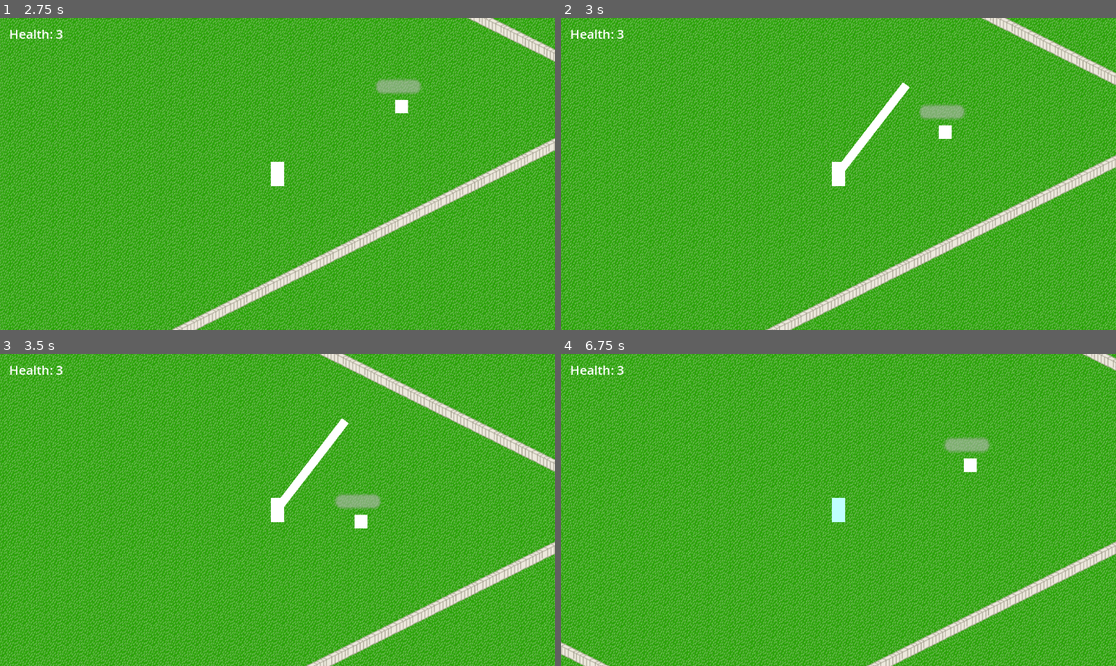
Above: before the commit, frames 1-4 (two rows, left to right).
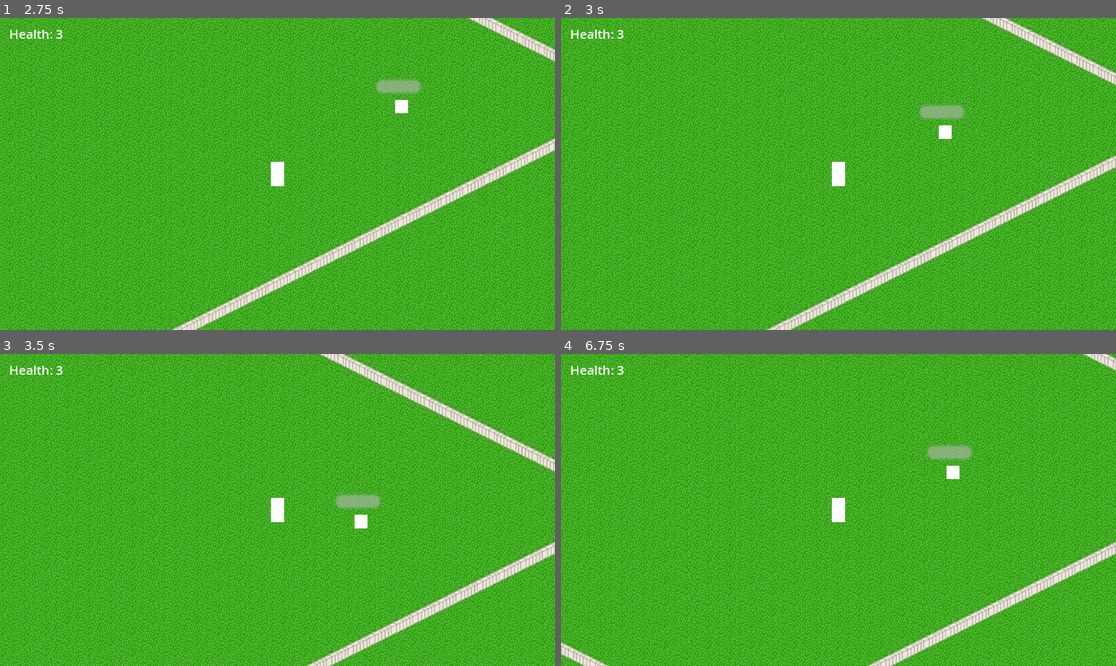
Above: after the commit, the same moments.

Repository: airo4858/rogue_like
Game: Godot game, scene res://main.tscn
Two runs of this game, one before a commit and one after it. Both use one fixed random seed, a clock stepped at 60 frames per second and the inputs below.
Inputs (mouse positions are in pixels of both pictures, inside the frame that each line leads up to):
- Up to frame 1 (2.75 s): tap Enter at 0.5 s; move the mouse to (399, 158) at 0.52 s; press the mouse at (399, 158) at 0.53 s; hold D (move_right) 0.53-1.28 s; tap Space (jump) at 0.77, 1.52 s; right-click (399, 158) at 0.8 s; move the mouse to (166, 189) at 1.27 s; release the mouse at (166, 189) at 1.28 s; hold S (move_down) 1.28-2.03 s; right-click (166, 189) at 1.35 s; click (166, 189) at 1.55 s; move the mouse to (333, 105) at 2.02 s; press the mouse at (333, 105) at 2.03 s; hold D (move_right) from 2.03 s (still down); right-click (333, 105) at 2.3 s
- Up to frame 2 (3 s): move the mouse to (810, 236) at 2.77 s; release D (move_right) at 2.78 s; release the mouse at (810, 236) at 2.78 s; hold W (move_up) from 2.78 s (still down); right-click (810, 236) at 2.85 s
- Up to frame 3 (3.5 s): keep holding W (move_up); tap Space (jump) at 3.02 s; click (249, 572) at 3.05 s
- Up to frame 4 (6.75 s): move the mouse to (1005, 556) at 3.52 s; release W (move_up) at 3.53 s; press the mouse at (1005, 556) at 3.53 s; hold A (move_left) 3.53-5.03 s; tap Space (jump) at 3.77, 4.52, 6.02 s; right-click (1005, 556) at 3.8 s; move the mouse to (672, 463) at 4.27 s; release the mouse at (672, 463) at 4.28 s; right-click (672, 463) at 4.35 s; click (672, 463) at 4.55 s; move the mouse to (866, 510) at 5.02 s; press the mouse at (866, 510) at 5.03 s; hold S (move_down) 5.03-5.78 s; right-click (866, 510) at 5.3 s; move the mouse to (755, 432) at 5.77 s; release the mouse at (755, 432) at 5.78 s; hold D (move_right) 5.78-6.53 s; right-click (755, 432) at 5.85 s; click (755, 432) at 6.05 s; move the mouse to (960, 494) at 6.52 s; press the mouse at (960, 494) at 6.53 s; hold W (move_up) from 6.53 s (still down)

Frame 1 is identical in both runs. In frame 2, 0.5% of the frame differs, in the area x 50-63%, y 20-49%; in frame 3, 0.5%; in frame 4, 1.0%, in the area x 48-78%, y 26-54%.
Error after the commit: Attempt to call function 'get_overlapping_bodies' in base 'null instance' on a null instance. (res://player.gd:25)

Commit message:
added functioning item pickup

Diff:
--- a/enemy_1.gd
+++ b/enemy_1.gd
@@ -15,5 +15,4 @@
 		enemyDeath.emit()
 
 func _on_attack_hurtbox_body_entered(body: Node2D) -> void:
-	print("HURT")
 	body.hurt(1)
--- a/items.gd
+++ b/items.gd
@@ -1,6 +1,7 @@
 extends CharacterBody2D
 
 var item_number : int
+#@export var player_character : Resource
 
 func pick_item():
 	item_number = randf()*3 + 1
@@ -10,3 +11,12 @@
 		$AnimationItem.play("item_2_beta")
 	elif (item_number == 3):
 		$AnimationItem.play("item_3_beta")
+
+func pickup(player_character: CharacterBody2D):
+	if (item_number == 1):
+		player_character.sweep_damage += 1
+	elif (item_number == 2):
+		player_character.stab_damage += 1
+	elif (item_number == 3):
+		player_character.hp += 2
+	queue_free()
--- a/items.tscn
+++ b/items.tscn
@@ -10,7 +10,22 @@
 [sub_resource type="CanvasTexture" id="CanvasTexture_4p7pd"]
 
 [sub_resource type="RectangleShape2D" id="RectangleShape2D_sdgah"]
-size = Vector2(12, 10)
+size = Vector2(24, 20)
+
+[sub_resource type="Animation" id="Animation_a8uv2"]
+length = 0.001
+tracks/0/type = "value"
+tracks/0/imported = false
+tracks/0/enabled = true
+tracks/0/path = NodePath("BetaItemSprite:modulate")
+tracks/0/interp = 1
+tracks/0/loop_wrap = true
+tracks/0/keys = {
+"times": PackedFloat32Array(0),
+"transitions": PackedFloat32Array(1),
+"update": 0,
+"values": [Color(1, 1, 1, 1)]
+}
 
 [sub_resource type="Animation" id="Animation_knm4a"]
 resource_name = "item_1_beta"
@@ -27,21 +42,6 @@
 "transitions": PackedFloat32Array(1, 1, 1),
 "update": 0,
 "values": [Color(1, 1, 1, 1), Color(1, 0, 0, 1), Color(1, 1, 1, 1)]
-}
-
-[sub_resource type="Animation" id="Animation_a8uv2"]
-length = 0.001
-tracks/0/type = "value"
-tracks/0/imported = false
-tracks/0/enabled = true
-tracks/0/path = NodePath("BetaItemSprite:modulate")
-tracks/0/interp = 1
-tracks/0/loop_wrap = true
-tracks/0/keys = {
-"times": PackedFloat32Array(0),
-"transitions": PackedFloat32Array(1),
-"update": 0,
-"values": [Color(1, 1, 1, 1)]
 }
 
 [sub_resource type="Animation" id="Animation_7e4xj"]
@@ -86,7 +86,7 @@
 "item_3_beta": SubResource("Animation_axxpx")
 }
 
-[node name="Items" type="CharacterBody2D"]
+[node name="Items" type="CharacterBody2D" groups=["Item"]]
 collision_layer = 8
 collision_mask = 8
 script = ExtResource("1_sw4nv")
--- a/player.gd
+++ b/player.gd
@@ -4,7 +4,10 @@
 
 @export var max_hp : int = 3
 @export var hp: int = max_hp
+@export var item : Resource
 #Create a variable keeping track of which stage and have that correlate to the hurt function
+var stab_damage: int = 1
+var sweep_damage: int = 2
 
 var can_jump : bool = true
 var can_sweep : bool = true
@@ -77,7 +80,13 @@
 		#print("SWEEP")
 
 func _on_stab_hurtbox_body_entered(body: Node2D) -> void:
-	body.hit(1)
+	body.hit(stab_damage)
 
 func _on_sweep_hurtbox_body_entered(body: Node2D) -> void:
-	body.hit(2)
+	body.hit(sweep_damage)
+
+#Item Pickup Code
+func _on_collision_area_body_entered(body: Node2D) -> void:
+	if body.is_in_group("Item"):
+		print("PICKUP")
+		body.pickup(self)
--- a/player.tscn
+++ b/player.tscn
@@ -1,6 +1,7 @@
-[gd_scene load_steps=14 format=3 uid="uid://b7f1653id1i3k"]
+[gd_scene load_steps=15 format=3 uid="uid://b7f1653id1i3k"]
 
 [ext_resource type="Script" path="res://player.gd" id="1_vwqdy"]
+[ext_resource type="PackedScene" uid="uid://biy3cquupk5n" path="res://items.tscn" id="2_1kybp"]
 
 [sub_resource type="CanvasTexture" id="CanvasTexture_xbwex"]
 
@@ -283,11 +284,12 @@
 }
 
 [sub_resource type="RectangleShape2D" id="RectangleShape2D_krmph"]
-size = Vector2(20, 40)
+size = Vector2(22, 40)
 
 [node name="Player" type="CharacterBody2D" groups=["Player"]]
 collision_layer = 24
 script = ExtResource("1_vwqdy")
+item = ExtResource("2_1kybp")
 
 [node name="BetaSprite" type="Sprite2D" parent="."]
 scale = Vector2(20, 36)
@@ -337,10 +339,12 @@
 "": SubResource("AnimationLibrary_xqj8h")
 }
 
-[node name="CollisionArea" type="Area2D" parent="."]
-
-[node name="CollisionShape2D" type="CollisionShape2D" parent="CollisionArea"]
+[node name="ItemPickupArea" type="Area2D" parent="."]
+collision_mask = 31
+
+[node name="ItemPickup" type="CollisionShape2D" parent="ItemPickupArea"]
 shape = SubResource("RectangleShape2D_krmph")
 
 [connection signal="body_entered" from="Sweep/SweepHurtbox" to="." method="_on_sweep_hurtbox_body_entered"]
 [connection signal="body_entered" from="Stab/StabHurtbox" to="." method="_on_stab_hurtbox_body_entered"]
+[connection signal="body_entered" from="ItemPickupArea" to="." method="_on_collision_area_body_entered"]
--- a/project.godot
+++ b/project.godot
@@ -10,7 +10,7 @@
 
 [application]
 
-config/name="rogue_like"
+config/name="get_off_my_lawn"
 run/main_scene="res://main.tscn"
 config/features=PackedStringArray("4.3", "GL Compatibility")
 config/icon="res://icon.svg"
@@ -20,6 +20,7 @@
 OutOfBounds=""
 Player=""
 Enemy=""
+Item=""
 
 [input]
 
--- a/stage1.gd
+++ b/stage1.gd
@@ -5,6 +5,8 @@
 @export var enemy3 : CharacterBody2D
 @export var item : Resource
 @export var enemy_count : int = 3
+
+var spawn_item : bool = true
 
 func _ready():
 	enemy1.enemyDeath.connect(death_counter)
@@ -16,7 +18,9 @@
 
 func _physics_process(delta: float):
 	if(enemy_count <= 0):
-		var new_item = item.instantiate()
-		get_parent().add_child(new_item)
-		new_item.position = $ItemSpawnPoint.global_position
-		#new_item.pick_item()
+		if spawn_item == true:
+			spawn_item = false
+			var new_item = item.instantiate()
+			get_parent().add_child(new_item)
+			new_item.position = $ItemSpawnPoint.global_position
+			new_item.pick_item()
